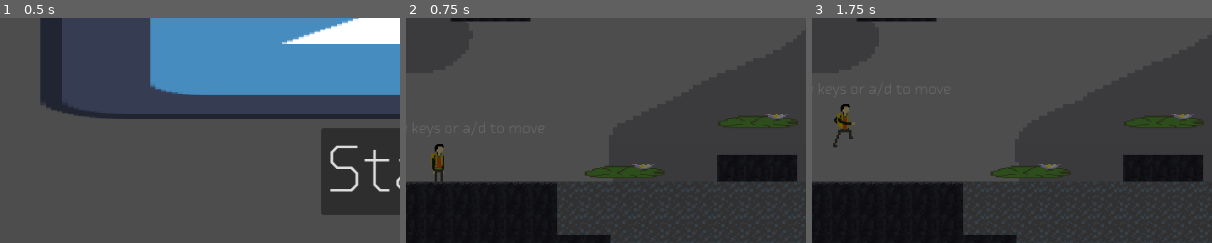
Above: before the commit, frames 1-3 (left to right).
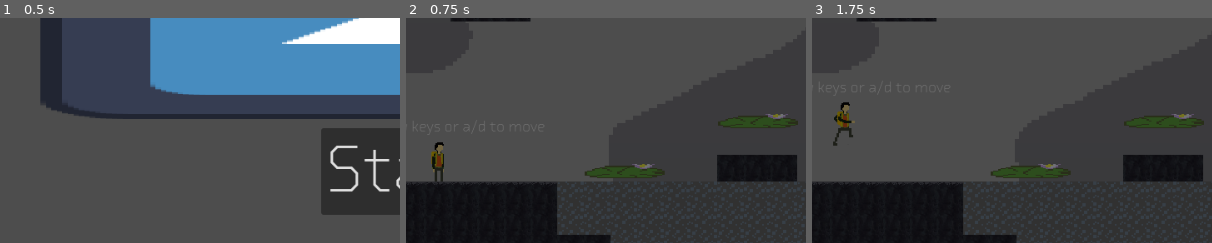
Above: after the commit, the same moments.

Repository: The-Spark-Industries/spark-energy
Game: Godot game, scene res://Master Scenes/titleScreen.tscn
The game is run twice, just before and just after one commit, with the same random seed, the same clock (stepped at 60 frames per second) and the same inputs. The engine's default icon, where the game draws it, is replaced by a stand-in: a white triangle on a blue panel in a dark square.
Inputs:
- Up to frame 1 (0.5 s): no input
- Up to frame 2 (0.75 s): click "Start" at 0.5 s
- Up to frame 3 (1.75 s): tap Enter (ui_accept) at 1.25 s; hold 2 (inventoryright) from 1.28 s (still down); hold E (e) from 1.28 s (still down); tap Space (jump) at 1.52 s; tap Q (q) at 1.55 s
The pictures show only the part of the screen within x 0-50%, y 43-93%; the shares and areas given below are measured in that part.

Frame 1 is identical in both runs. In frame 2, 0.2% of the frame differs, in the area x 2-35%, y 47-70%; in frame 3, 0.3%, in the area x 2-35%, y 31-58%.

Commit message:
Added collision

Diff:
--- a/Master Scenes/level1.tscn
+++ b/Master Scenes/level1.tscn
@@ -34,6 +34,7 @@
 [ext_resource type="Texture2D" uid="uid://clvrv5v21nk0b" path="res://Master Scenes/stone.png" id="26_3pojs"]
 [ext_resource type="PackedScene" uid="uid://dviqp60rlqwhw" path="res://Master Scenes/risingPlatform.tscn" id="26_211ka"]
 [ext_resource type="TileSet" uid="uid://cws8pp05w1rf7" path="res://Assets/Visual/new_tile_set.tres" id="27_6lof3"]
+[ext_resource type="Texture2D" uid="uid://dhdd4ualamvrq" path="res://Level 1/Level 1 Art Assets/Environment/Texture Maps/tile_sheet_128px_by_128px.png" id="27_hjx3g"]
 [ext_resource type="Texture2D" uid="uid://ddscs2vfgb1un" path="res://Master Scenes/cliff.png" id="27_occxo"]
 [ext_resource type="Shader" uid="uid://dt3gisec4b42c" path="res://Level 1/Level 1 Art Assets/Shaders/BGFog.gdshader" id="28_8jiky"]
 [ext_resource type="PackedScene" uid="uid://c71uhve82nkku" path="res://Master Scenes/waterPuzzleBox4x4.tscn" id="28_ahjvc"]
@@ -481,6 +482,111 @@
 shader_parameter/layers = 2.0
 shader_parameter/vertical_fade = 0.4
 
+[sub_resource type="TileMapPattern" id="TileMapPattern_upkhe"]
+tile_data = PackedInt32Array(0, 393216, 8, 65537, 393216, 8, 65538, 393216, 8, 65539, 393216, 8, 4, 393216, 8)
+
+[sub_resource type="TileMapPattern" id="TileMapPattern_8gpms"]
+tile_data = PackedInt32Array(0, 393216, 8, 1, 393216, 8, 2, 393216, 8)
+
+[sub_resource type="PhysicsMaterial" id="PhysicsMaterial_d0cqg"]
+
+[sub_resource type="TileSetAtlasSource" id="TileSetAtlasSource_gnar4"]
+texture = ExtResource("27_hjx3g")
+texture_region_size = Vector2i(32, 32)
+0:0/0 = 0
+1:0/0 = 0
+0:1/0 = 0
+1:1/0 = 0
+2:1/0 = 0
+3:1/0 = 0
+4:1/0 = 0
+5:1/0 = 0
+6:1/0 = 0
+7:1/0 = 0
+8:1/0 = 0
+9:1/0 = 0
+10:1/0 = 0
+11:1/0 = 0
+12:1/0 = 0
+13:1/0 = 0
+14:1/0 = 0
+15:1/0 = 0
+16:1/0 = 0
+17:1/0 = 0
+18:1/0 = 0
+19:1/0 = 0
+20:1/0 = 0
+21:1/0 = 0
+22:1/0 = 0
+23:1/0 = 0
+24:1/0 = 0
+25:1/0 = 0
+26:1/0 = 0
+27:1/0 = 0
+28:1/0 = 0
+29:1/0 = 0
+30:1/0 = 0
+31:1/0 = 0
+22:2/0 = 0
+0:3/0 = 0
+0:3/0/physics_layer_0/polygon_0/points = PackedVector2Array(-16, -16, 16, -16, 16, 16, -16, 16)
+1:3/0 = 0
+1:3/0/physics_layer_0/polygon_0/points = PackedVector2Array(-16, -16, 16, -16, 16, 16, -16, 16)
+3:3/0 = 0
+3:3/0/physics_layer_0/polygon_0/points = PackedVector2Array(-16, -16, 16, -16, 16, 16, -16, 16)
+5:3/0 = 0
+5:3/0/physics_layer_0/polygon_0/points = PackedVector2Array(-16, -16, 16, -16, 16, 16, -16, 16)
+6:3/0 = 0
+6:3/0/physics_layer_0/polygon_0/points = PackedVector2Array(-16, -16, 16, -16, 16, 16, -16, 16)
+7:3/0 = 0
+7:3/0/physics_layer_0/polygon_0/points = PackedVector2Array(-16, -16, 16, -16, 16, 16, -16, 16)
+8:3/0 = 0
+8:3/0/physics_layer_0/polygon_0/points = PackedVector2Array(-16, -16, 16, -16, 16, 16, -16, 16)
+9:3/0 = 0
+9:3/0/physics_layer_0/polygon_0/points = PackedVector2Array(-16, -16, 16, -16, 16, 16, -16, 16)
+17:3/0 = 0
+18:3/0 = 0
+0:4/0 = 0
+0:4/0/physics_layer_0/polygon_0/points = PackedVector2Array(-16, -16, 16, -16, 16, 16, -16, 16)
+1:4/0 = 0
+1:4/0/physics_layer_0/polygon_0/points = PackedVector2Array(-16, -16, 16, -16, 16, 16, -16, 16)
+2:4/0 = 0
+2:4/0/physics_layer_0/polygon_0/points = PackedVector2Array(-16, -16, 16, -16, 16, 16, -16, 16)
+3:4/0 = 0
+3:4/0/physics_layer_0/polygon_0/points = PackedVector2Array(-16, -16, 16, -16, 16, 16, -16, 16)
+5:4/0 = 0
+5:4/0/physics_layer_0/polygon_0/points = PackedVector2Array(-16, -16, 16, -16, 16, 16, -16, 16)
+6:4/0 = 0
+6:4/0/physics_layer_0/polygon_0/points = PackedVector2Array(-16, -16, 16, -16, 16, 16, -16, 16)
+7:4/0 = 0
+7:4/0/physics_layer_0/polygon_0/points = PackedVector2Array(-16, -16, 16, -16, 16, 16, -16, 16)
+8:4/0 = 0
+8:4/0/physics_layer_0/polygon_0/points = PackedVector2Array(-16, -16, 16, -16, 16, 16, -16, 16)
+9:4/0 = 0
+9:4/0/physics_layer_0/polygon_0/points = PackedVector2Array(-16, -16, 16, -16, 16, 16, -16, 16)
+17:4/0 = 0
+18:4/0 = 0
+5:7/0 = 0
+5:7/0/physics_layer_0/polygon_0/points = PackedVector2Array(-16, -16, 16, -16, 16, 16, -16, 16)
+6:7/0 = 0
+6:7/0/physics_layer_0/polygon_0/points = PackedVector2Array(-16, -16, 16, -16, 16, 16, -16, 16)
+7:7/0 = 0
+7:7/0/physics_layer_0/polygon_0/points = PackedVector2Array(-16, -16, 16, -16, 16, 16, -16, 16)
+5:8/0 = 0
+5:8/0/physics_layer_0/polygon_0/points = PackedVector2Array(-16, -16, 16, -16, 16, 16, -16, 16)
+6:8/0 = 0
+6:8/0/physics_layer_0/polygon_0/points = PackedVector2Array(-16, -16, 16, -16, 16, 16, -16, 16)
+7:8/0 = 0
+7:8/0/physics_layer_0/polygon_0/points = PackedVector2Array(-16, -16, 16, -16, 16, 16, -16, 16)
+
+[sub_resource type="TileSet" id="TileSet_wn5ge"]
+tile_size = Vector2i(32, 32)
+physics_layer_0/collision_layer = 1
+physics_layer_0/physics_material = SubResource("PhysicsMaterial_d0cqg")
+sources/0 = SubResource("TileSetAtlasSource_gnar4")
+pattern_0 = SubResource("TileMapPattern_upkhe")
+pattern_1 = SubResource("TileMapPattern_8gpms")
+
 [sub_resource type="Gradient" id="Gradient_21p6t"]
 colors = PackedColorArray(1, 1, 1, 1, 0, 0, 0, 0)
 
@@ -2116,7 +2222,7 @@
 
 [node name="TileMapLayerLevel2" type="TileMapLayer" parent="level2container" unique_id=73330105]
 tile_map_data = PackedByteArray("AADb/xcAAAAGAAgAAADc/xcAAAAGAAgAAADd/xcAAAAGAAgAAADe/xcAAAAGAAgAAADf/xcAAAAGAAgAAADb/x …(24128 unchanged characters)…
-tile_set = ExtResource("27_6lof3")
+tile_set = SubResource("TileSet_wn5ge")
 
 [node name="Lilypad" parent="level2container" unique_id=1126297747 instance=ExtResource("30_bmo44")]
 position = Vector2(-959, 675)
